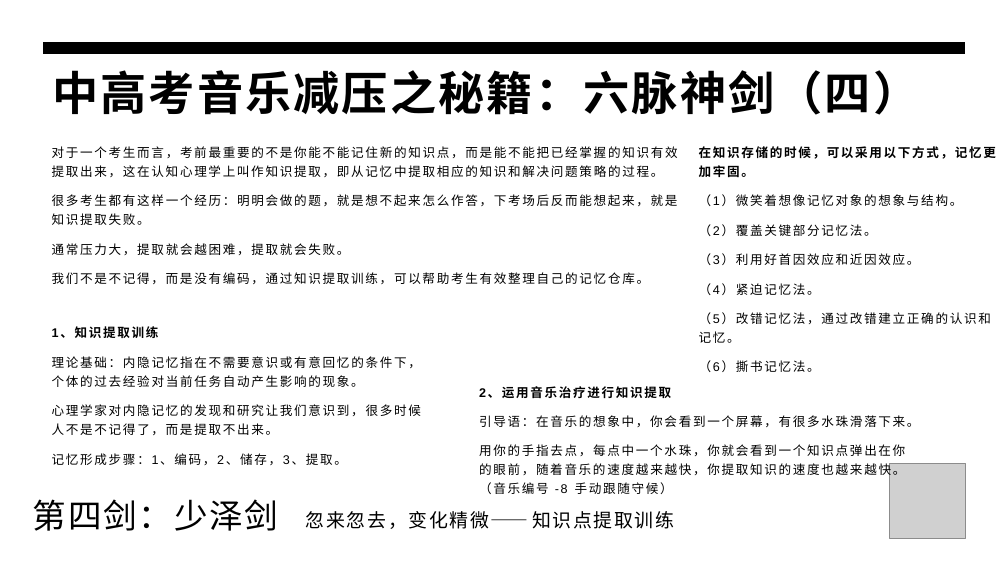
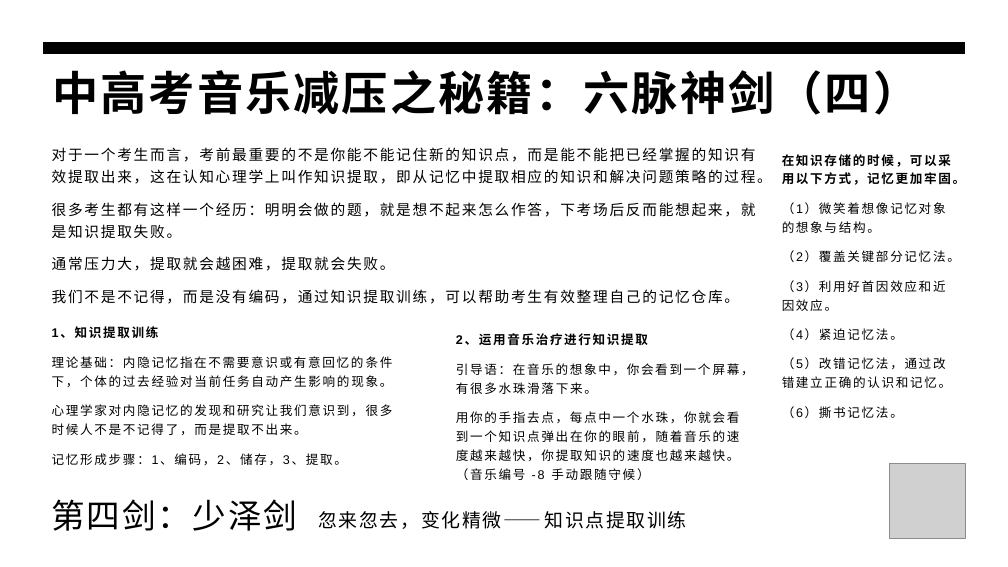
Before and after one commit to panxibei/writing, a slide deck: slide 17 of 44_心理学/30_浥尘伙伴社团原创：中高考音乐减压心理训练/PPT制作素材/浥尘伙伴社团：中高考音乐减压心理训练.pptx (slide 29 before the commit). Drawn at 1008x567 pixels with LibreOffice and Linux fonts; fonts in the diff are those of the drawing; grey boxes stand for pictures. Boxes give left, top, right and bottom in pixels: in the first picture for what was removed or moved away, otherwise in the second. Text is boxed around its words. In the diff, an @@ line names an element or a change of style, - is before the commit and + after.

```diff
--- a/44_心理学/30_浥尘伙伴社团原创：中高考音乐减压心理训练/PPT制作素材/浥尘伙伴社团：中高考音乐减压心理训练.pptx
+++ b/44_心理学/30_浥尘伙伴社团原创：中高考音乐减压心理训练/PPT制作素材/浥尘伙伴社团：中高考音乐减压心理训练.pptx
@@ text "对于一个考生而言，考前最重要的不是你能不能记住新的知识点，而是能不能把已经掌握的知识有效提取出来，这在认知心理学上叫作知 ..." at box(52, 147, 772, 306): size 12 to 14 pt @@
@@ text "在知识存储的时候，可以采用以下方式，记忆更加牢固。" rewrapped from box(699, 146, 996, 372) to box(782, 154, 965, 418) @@
@@ text "1、知识提取训练" rewrapped from box(52, 326, 421, 465) to box(52, 326, 393, 465) @@
@@ text "2、运用音乐治疗进行知识提取" rewrapped from box(479, 386, 919, 494) to box(456, 333, 740, 480) @@
@@ text "第四剑：少泽剑": place and size @@
-text "第四剑：少泽剑" at box(33, 499, 278, 531)
+text "第四剑：少泽剑" at box(52, 499, 297, 531)
@@ text "忽来忽去，变化精微——知识点提取训练": place and size @@
-text "忽来忽去，变化精微——知识点提取训练" at box(306, 511, 674, 529)
+text "忽来忽去，变化精微——知识点提取训练" at box(318, 511, 686, 529)
```
Also in this commit, not shown: 17 other slides changed, 12 other files.
